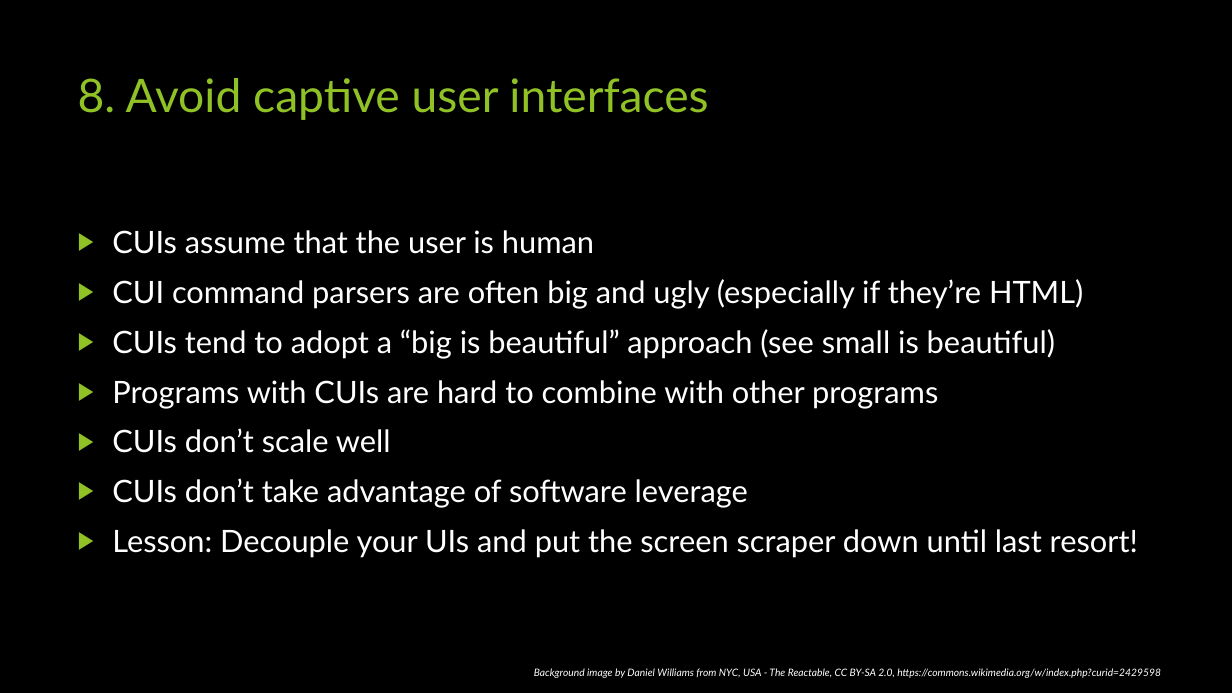
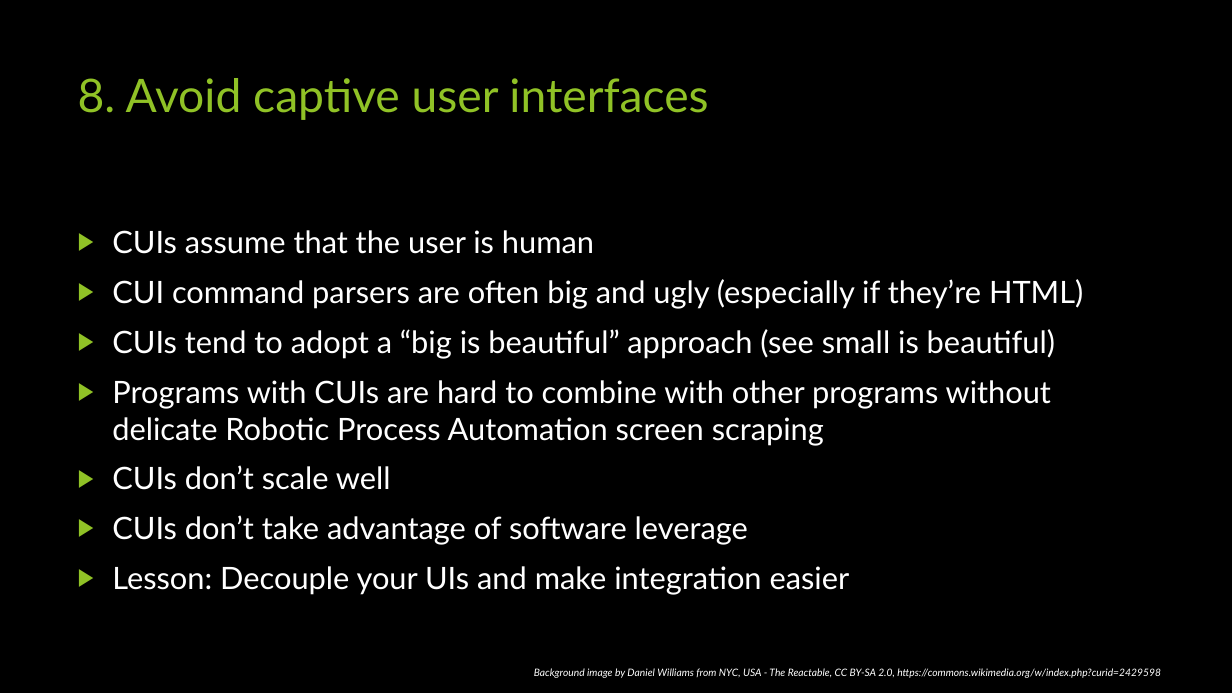
Before and after one commit to rudderfeet/the-unix-philosophy, a slide deck: slide 14 of The Unix Philosophy - Attributed - 2021-01-13.pptx. Drawn at 1232x693 pixels with LibreOffice and Linux fonts; fonts in the diff are those of the drawing; background and template pictures are left out. Boxes give left, top, right and bottom in pixels: in the first picture for what was removed or moved away, otherwise in the second. Text is boxed around its words. In the diff, an @@ line names an element or a change of style, - is before the commit and + after.

```diff
--- a/The Unix Philosophy - Attributed - 2021-01-13.pptx
+++ b/The Unix Philosophy - Attributed - 2021-01-13.pptx
@@ text at (x1=112, y1=380, x2=1051, y2=446): text changed @@
-▶ Programs with CUIs are hard to combine with other programs
+▶ Programs with CUIs are hard to combine with other programs without delicate Robotic Process Automation screen scraping
@@ text at (x1=112, y1=566, x2=850, y2=595): text changed @@
-▶ Lesson: Decouple your UIs and put the screen scraper down until last resort!
+▶ Lesson: Decouple your UIs and make integration easier
```
Also in this commit, not shown: 12 other slides changed.
